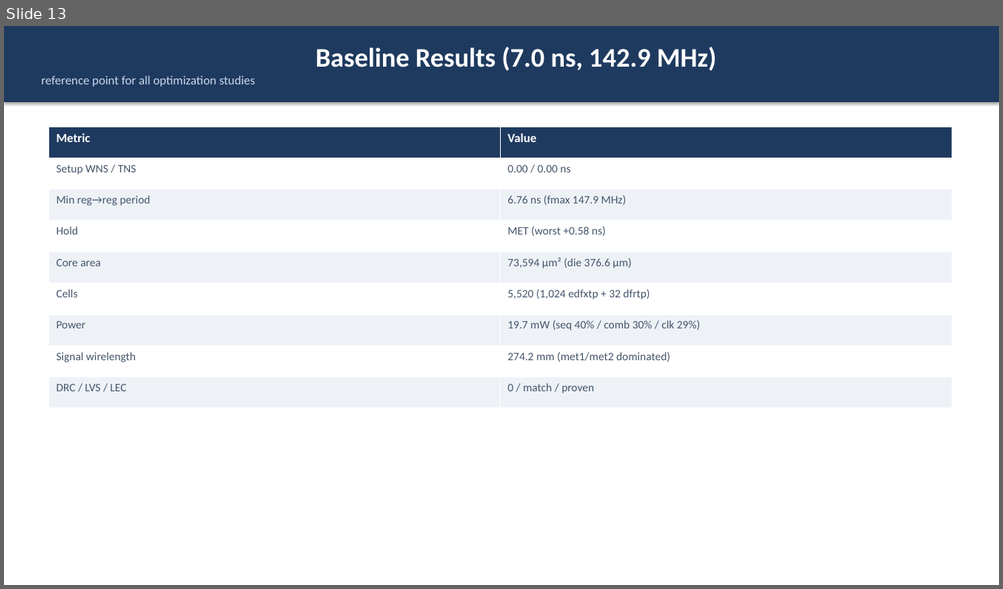
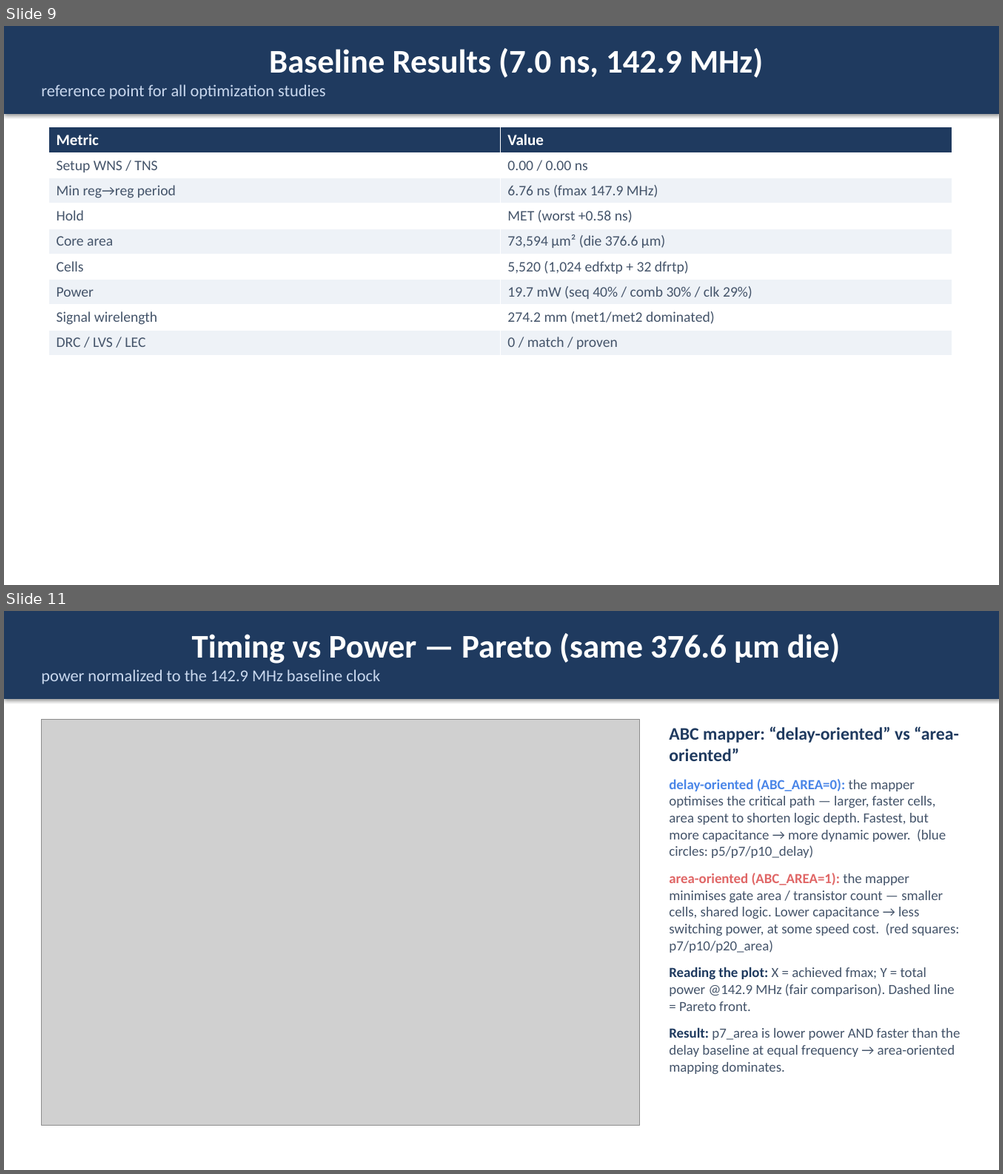
Before and after one commit to wuhannus/lunarch, a slide deck: flow/LUNARCH_AI_Driven_Chip_Design.pptx. Shown one above the other, each under a label of ours: slide 13 before the commit, slides 9 and 11 after it; the slides between them are not shown. The pictures are 1003x589 and 1003x1174 pixels, drawn with LibreOffice and Linux fonts; fonts in the diff are those of the drawing; grey boxes stand for pictures. Boxes give left, top, right and bottom in pixels: in the first picture for what was removed or moved away, otherwise in the second. Text is boxed around its words. In the diff, an @@ line names an element or a change of style, - is before the commit and + after.

Commit message:
Deck: add two-loop diagram + extra-cell table and NAND/NAND3/INV reasoning after the cell-type page

```diff
--- a/flow/LUNARCH_AI_Driven_Chip_Design.pptx
+++ b/flow/LUNARCH_AI_Driven_Chip_Design.pptx
@@ slide 11 added at [4,611,999,1170], background #FFFFFF @@
@@ rectangle added at [4,611,999,699], fill #1F3A5F, 16 pt, text #C9D8EE @@
+Timing vs Power — Pareto (same 376.6 µm die)
+power normalized to the 142.9 MHz baseline clock
@@ picture added at [41,719,639,1126] @@
@@ text added at [669,726,960,1075], 13.5 pt, text #44546A @@
+ABC mapper: “delay-oriented” vs “area-oriented”
+delay-oriented (ABC_AREA=0): the mapper optimises the critical path — larger, faster cells, area spent to shorten logic depth. Fastest, but more capacitance → more dynamic power. (blue circles: p5/p7/p10_delay)
+area-oriented (ABC_AREA=1): the mapper minimises gate area / transistor count — smaller cells, shared logic. Lower capacitance → less switching power, at some speed cost. (red squares: p7/p10/p20_area)
+Reading the plot: X = achieved fmax; Y = total power @142.9 MHz (fair comparison). Dashed line = Pareto front.
+Result: p7_area is lower power AND faster than the delay baseline at equal frequency → area-oriented mapping dominates.
@@ what was slide 13 is now slide 9 @@
@@ slide 9 changed as well @@
@@ rectangle "Baseline Results (7.0 ns, 142.9 ...": place and size @@
-rectangle "Baseline Results (7.0 ns, 142.9 ..." at [4,26,999,102]
+rectangle "Baseline Results (7.0 ns, 142.9 ..." at [4,26,999,114]
@@ rectangle "Baseline Results (7.0 ns, 142.9 ..." at [4,26,999,114]: size 26 to 32 pt in "Baseline Results (7.0 ns, 142.9 MHz)"; size 12 to 16 pt in "reference point for all optimization studies" @@
@@ table at [48,127,951,355] @@
@@ size 12 to 15 pt in "Metric", "Value" @@
@@ size 11 to 14 pt @@
```
Also in this commit, not shown: 9 other slides changed, 6 other slides added, 8 slides removed, 1 other file.
